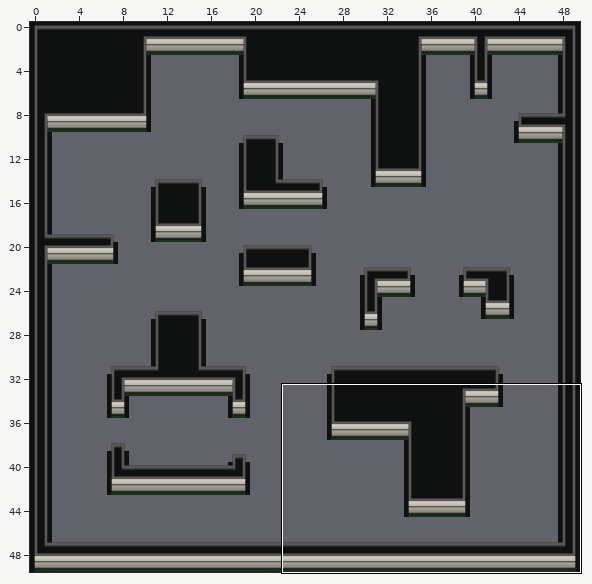
One commit to this Tiled map: client/public/assets/maps/tmx/killzone/killzone.tmx. Above: a wide view before the commit, with the close-up outlined.
Close-up. The starting point:
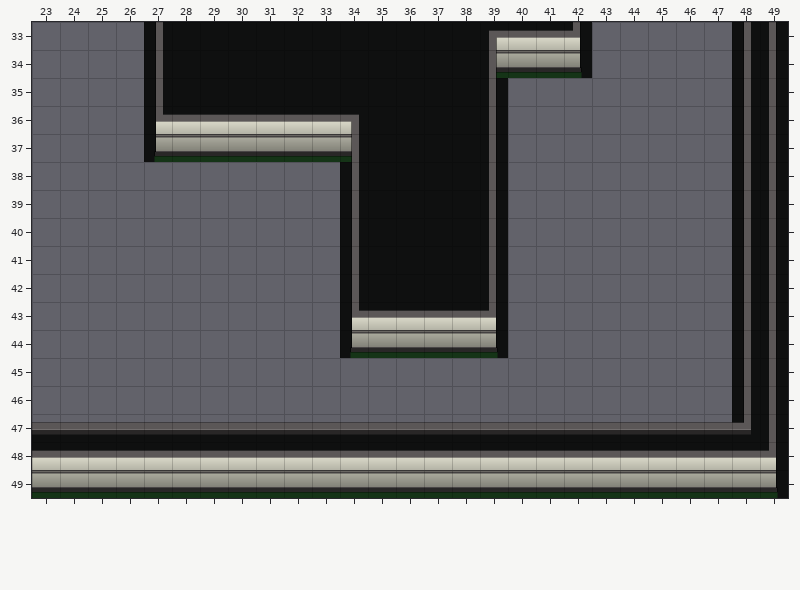
Cells are 64x64 px. Shown: x 23..49, y 33..49. The commit also changed other parts of the map, which this record leaves out. Tiles whose own drawing changed are shown in their newer look in all pictures.
The result:
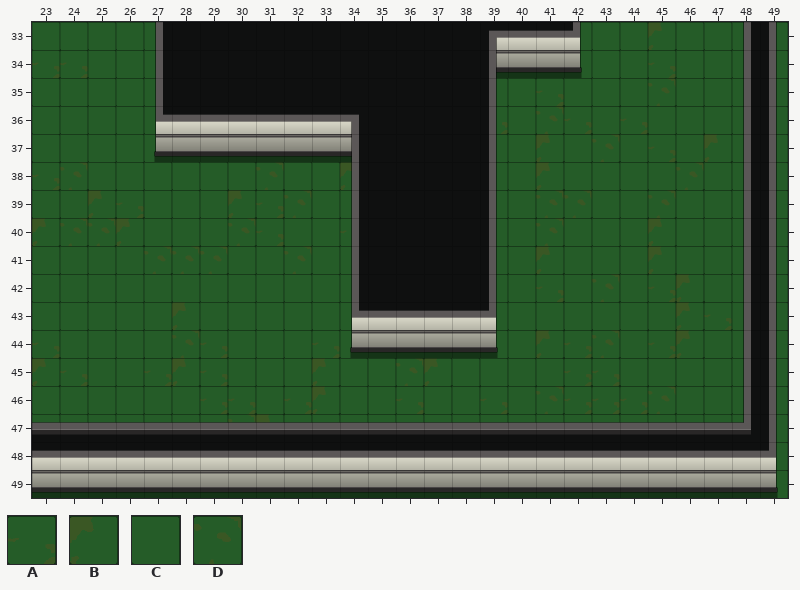
Key: from "walls": A 44, B 45, C 52, D 53.
_ is an empty cell, . an unchanged one.
Difference:
--- layer "ground"
@@ x 23..49 @@
-33 _____..............________
-34 _____..............________
-35 _____...........___________
-36 _____...........___________
-37 _____...........___________
-38 ____________....___________
-39 ____________....___________
-40 ____________....___________
-41 ____________....___________
-42 ____________....___________
-43 ____________....___________
-44 ____________....___________
-45 ___________________________
-46 ___________________________
-47 ___________________________
-48 .........................._
-49 .........................._
+33 CCCCC..............CCCBCCCC
+34 AACCC..............CCCACCCC
+35 CCCCC...........CCACCCDCCCC
+36 CCCCC...........ACDACACCCCC
+37 CCCCC...........CCBCDCACBCC
+38 ADCCCCCCDCCB....CCBCCCCDCCC
+39 CCBACCCBADCC....CCDDCCDCCCC
+40 BDDBCCCDACCA....CCDCCCBCCCC
+41 CCCCDDDCCDCC....CCBCCCBCCCC
+42 CCCCCCCCCCCC....CCACDCABCCC
+43 CCCCCBCCCCCC....CCCCCCCBACC
+44 ACCCCDACCCAC....CCBADCABCCC
+45 BACCABACCCBCCDBCCCCAACCCCCC
+46 CCCCCCAACABCCACCACDAAADCCCC
+47 CCCCCCCDBACCCCCCCCCCCCCCCCC
+48 ..........................C
+49 ..........................C
Pixel boxes of the changes (left, top, right, bottom) in both close-ups:
added: (32, 22, 788, 498)
